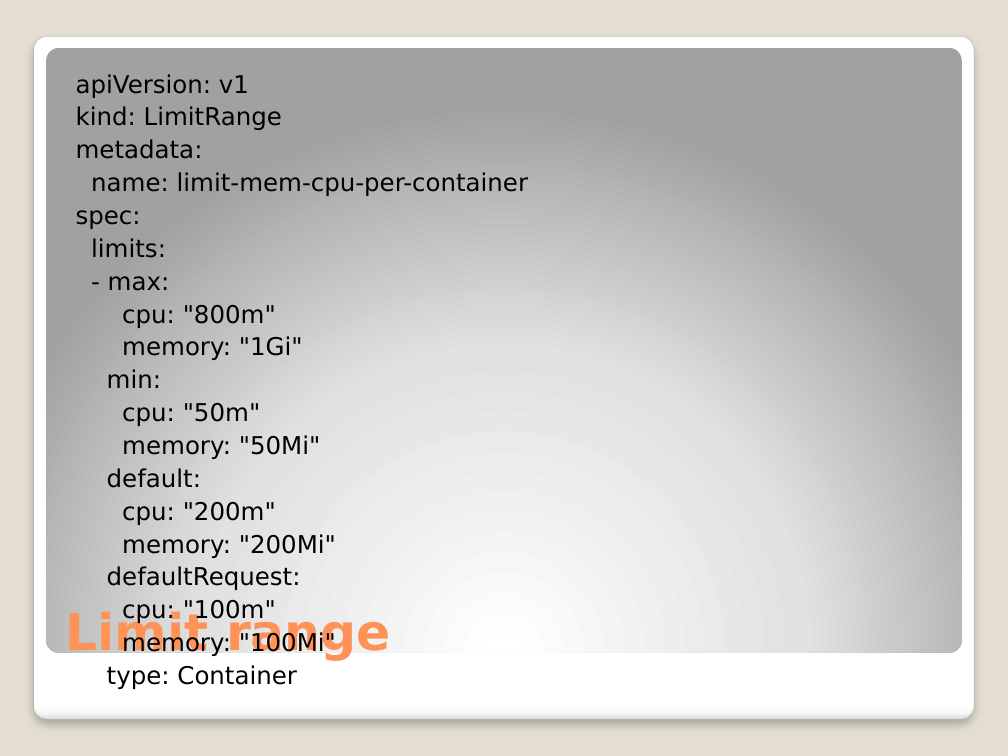
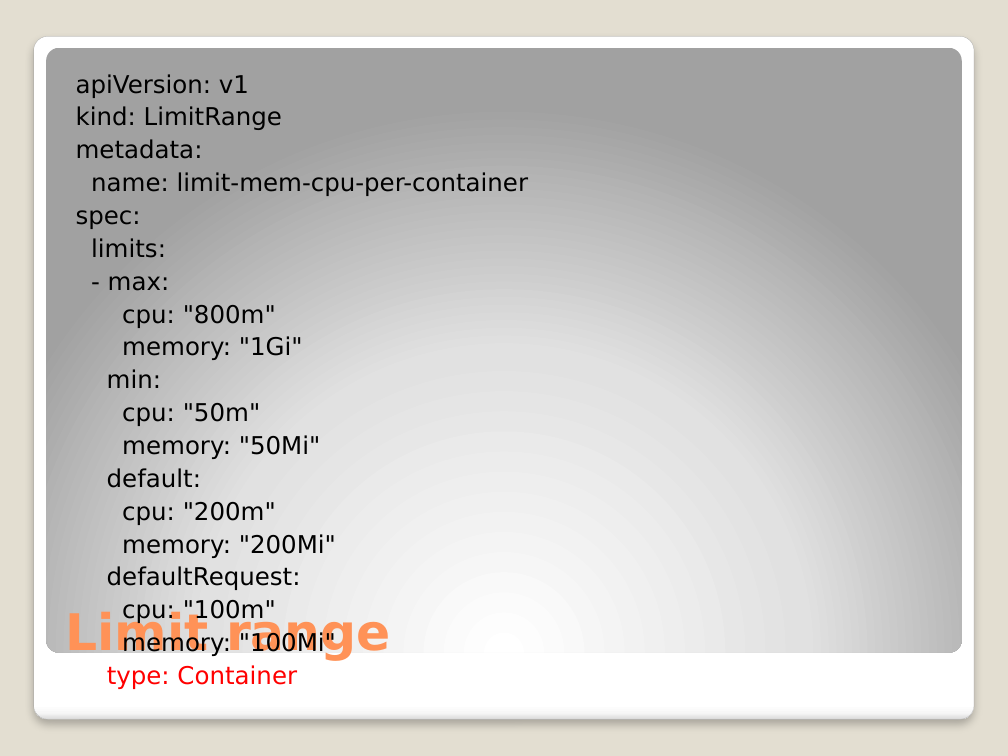
Before and after one commit to djkormo/k8s-AKS-primer, a slide deck: slide 8 of examples/atwar/presentation/Kubernetes at war on Azure.pptx. Drawn at 1008x756 pixels with LibreOffice and Linux fonts; fonts in the diff are those of the drawing. Boxes give left, top, right and bottom in pixels: in the first picture for what was removed or moved away, otherwise in the second. Text is boxed around its words. In the diff, an @@ line names an element or a change of style, - is before the commit and + after.

```diff
--- a/examples/atwar/presentation/Kubernetes at war on Azure.pptx
+++ b/examples/atwar/presentation/Kubernetes at war on Azure.pptx
@@ text at (x1=107, y1=665, x2=297, y2=689): text colour #000000 to #FF0000 in "type: Container" @@
```
Also in this commit, not shown: 4 other slides changed.
